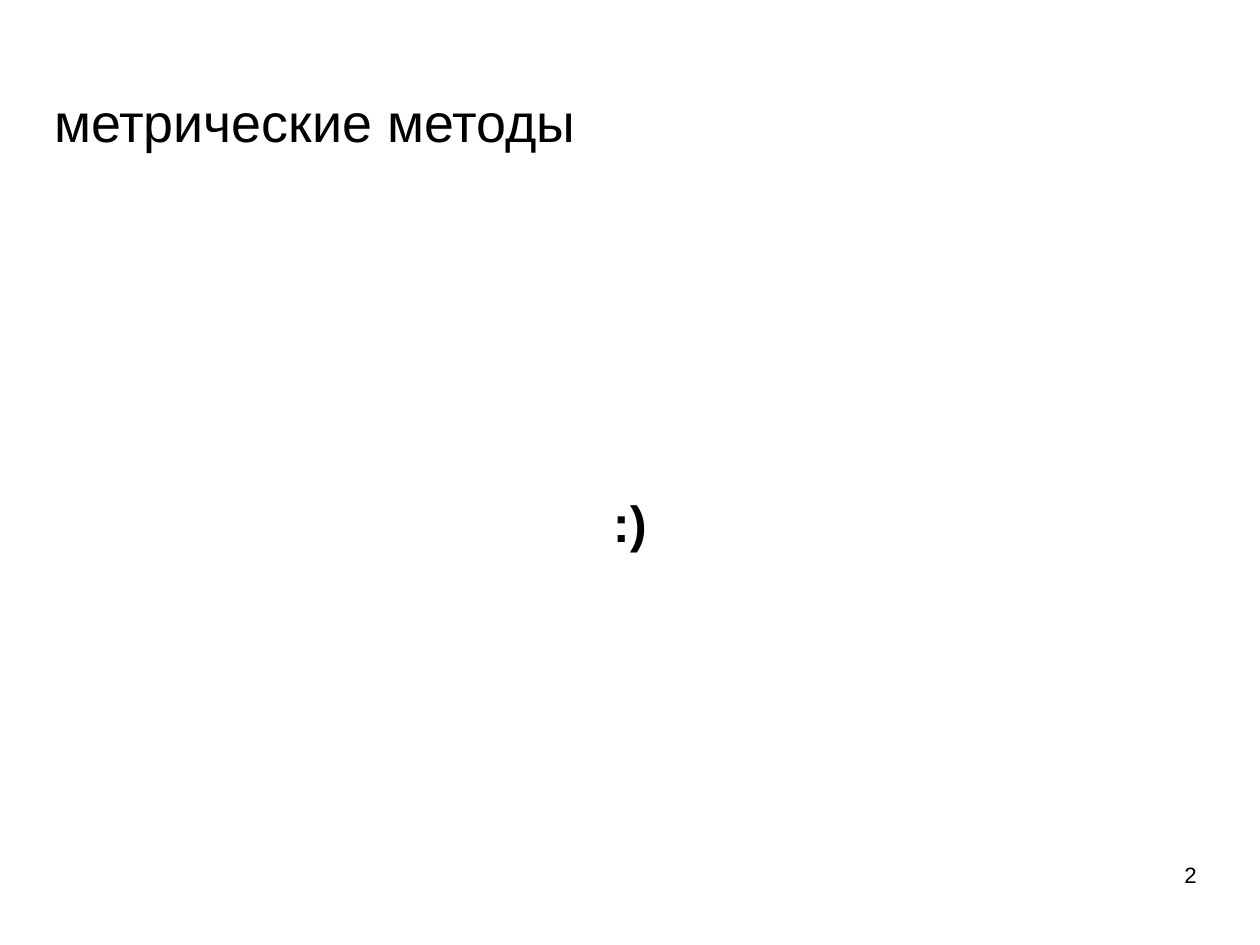
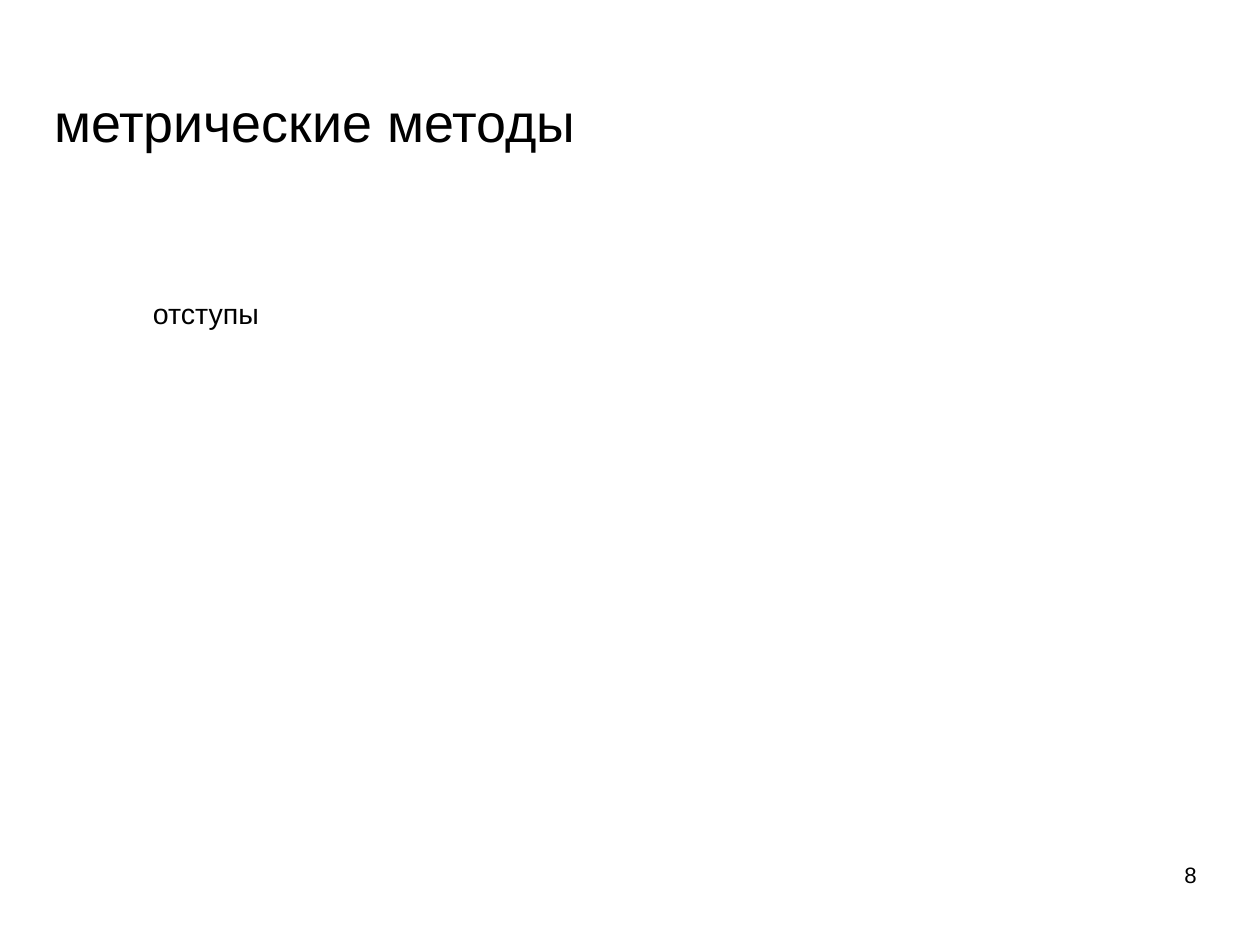
Before and after one commit to mechanoid5/ml_lectorium_legacy, a slide deck: slide 8 of 06-metric.odp (slide 2 before the commit). Drawn at 1260x945 pixels with LibreOffice and Linux fonts; fonts in the diff are those of the drawing; background and template pictures are left out. Boxes give left, top, right and bottom in pixels: in the first picture for what was removed or moved away, otherwise in the second. Text is boxed around its words. In the diff, an @@ line names an element or a change of style, - is before the commit and + after.

```diff
--- a/06-metric.odp
+++ b/06-metric.odp
@@ subtitle removed at (63, 180, 1197, 863) @@
-:)
@@ text added at (153, 308, 259, 330), 18 pt, text #000000 @@
+отступы
@@ page number at (1184, 867, 1196, 884): text changed @@
-2
+8
```
Also in this commit, not shown: 1 other slide changed, 6 slides added, 4 other files.
